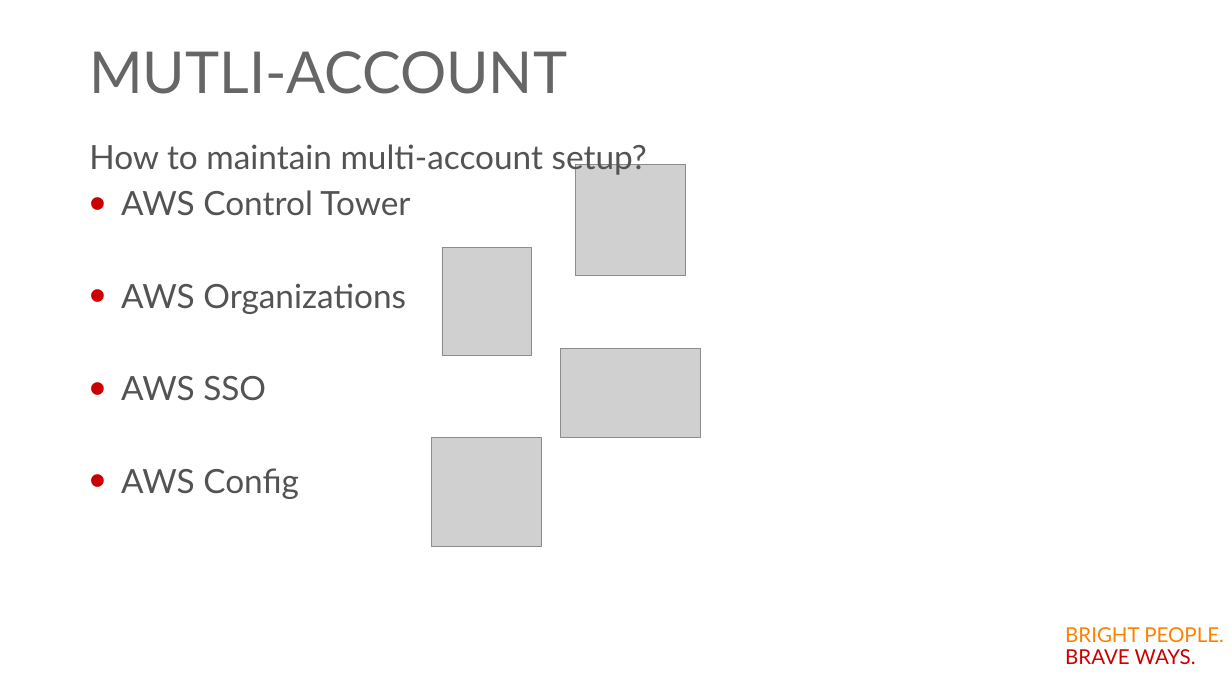
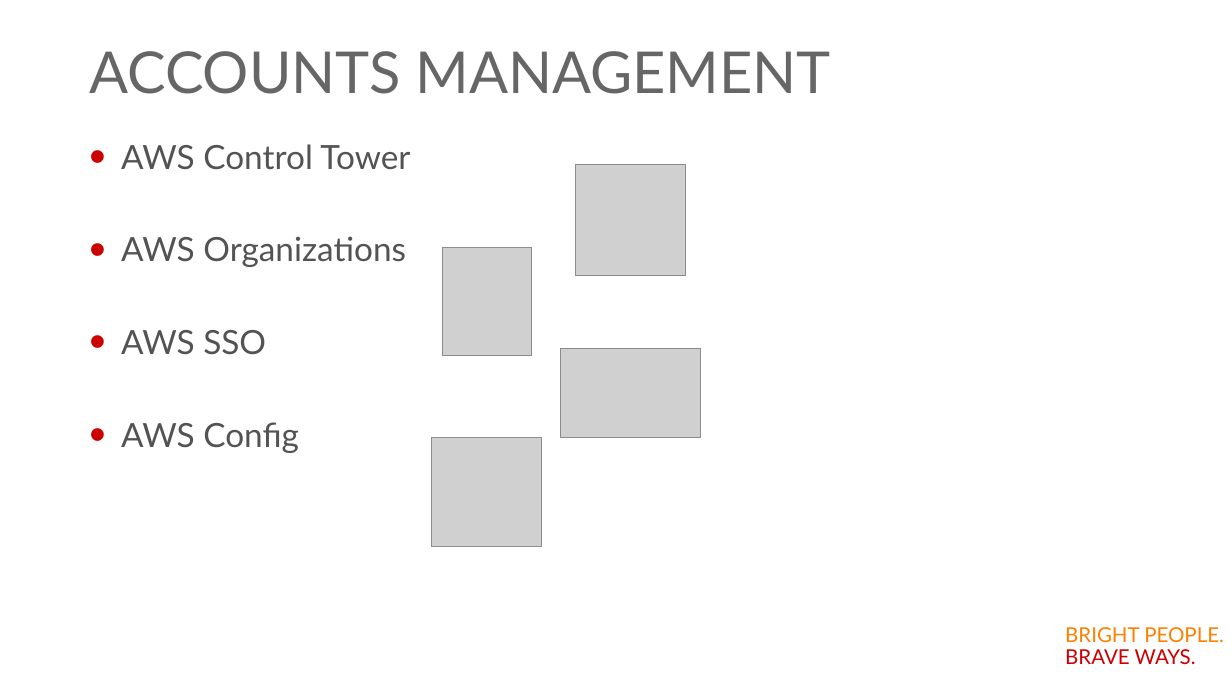
Before and after one commit to Accedia/aws-workshop, a slide deck: slide 15 of Day3-VPC_and_Networks/VPC.pptx (slide 11 before the commit). Drawn at 1232x693 pixels with LibreOffice and Linux fonts; fonts in the diff are those of the drawing; grey boxes stand for pictures; background and template pictures are left out. Boxes give left, top, right and bottom in pixels: in the first picture for what was removed or moved away, otherwise in the second. Text is boxed around its words. In the diff, an @@ line names an element or a change of style, - is before the commit and + after.

```diff
--- a/Day3-VPC_and_Networks/VPC.pptx
+++ b/Day3-VPC_and_Networks/VPC.pptx
@@ title at box(89, 51, 831, 94): text changed @@
-MUTLI-ACCOUNT
+ACCOUNTS MANAGEMENT
@@ text at box(89, 144, 647, 176): paragraph removed @@
-How to maintain multi-account setup?
```
Also in this commit, not shown: 7 other slides changed, 2 slides added, 1 other file.
